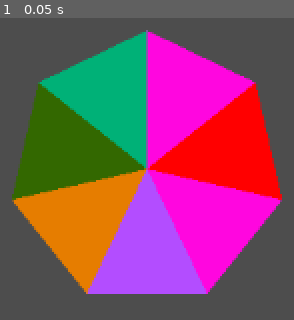
Above: before the commit, frame 1.
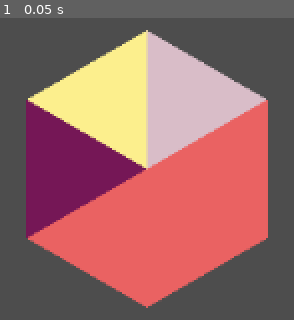
Above: after the commit, the same moment.

Repository: Dragos-F/spinner-autobattler
Game: Godot game, scene res://Scenes/test_scene.tscn
Two runs of this game, one before a commit and one after it. Both use one fixed random seed, a clock stepped at 60 frames per second and the inputs below. The project has no main scene, so this scene is started directly.
Inputs:
- Up to frame 1 (0.05 s): no input

The runs differ from the first frame. In frame 1, 61% of the frame differs, in the area x 4-96%, y 3-97%.

Commit message:
Godot 4.7 Proj Update

Diff:
--- a/Resources/Items/DartsSet.tres
+++ b/Resources/Items/DartsSet.tres
@@ -2,11 +2,12 @@
 
 [ext_resource type="Script" uid="uid://bgfl1jrent3ce" path="res://Scripts/item_brain.gd" id="1_xg142"]
 [ext_resource type="Resource" uid="uid://brede0qqo48qf" path="res://Resources/Slices/Hit.tres" id="2_1i32s"]
+[ext_resource type="Script" uid="uid://cy01mun5xvl48" path="res://Scripts/generic_slice.gd" id="2_jbdc4"]
 [ext_resource type="Resource" uid="uid://do72kvdg7yc2d" path="res://Resources/Slices/Jackpot.tres" id="3_jbdc4"]
 [ext_resource type="Resource" uid="uid://b2ie68edj5k4j" path="res://Resources/Slices/Stall.tres" id="4_qo72p"]
 [ext_resource type="Resource" uid="uid://duwcyo1w1emwl" path="res://Resources/Slices/Stumble.tres" id="5_avxx5"]
 
 [resource]
 script = ExtResource("1_xg142")
-stats = Array[Object]([ExtResource("2_1i32s"), ExtResource("2_1i32s"), ExtResource("2_1i32s"), ExtResource("3_jbdc4"), ExtResource("4_qo72p"), ExtResource("5_avxx5")])
+stats = Array[ExtResource("2_jbdc4")]([ExtResource("2_1i32s"), ExtResource("2_1i32s"), ExtResource("2_1i32s"), ExtResource("3_jbdc4"), ExtResource("4_qo72p"), ExtResource("5_avxx5")])
 metadata/_custom_type_script = "uid://bgfl1jrent3ce"
--- a/Scenes/test_scene.tscn
+++ b/Scenes/test_scene.tscn
@@ -2,13 +2,27 @@
 
 [ext_resource type="Script" uid="uid://co8ysbawm4o60" path="res://Scripts/wheel_brain.gd" id="1_3dogw"]
 [ext_resource type="Resource" uid="uid://c482igaqx17n6" path="res://Resources/Items/DartsSet.tres" id="2_r5l72"]
+[ext_resource type="Script" uid="uid://b4s8obyrwa5gj" path="res://Scripts/template_slice.gd" id="3_50ct6"]
 
 [node name="Main" type="Node2D" unique_id=706444005]
 
 [node name="Camera2D" type="Camera2D" parent="." unique_id=1778397420]
 
-[node name="WheelTest" type="Node2D" parent="." unique_id=699852044]
+[node name="WheelTest" type="Node2D" parent="." unique_id=699852044 node_paths=PackedStringArray("slice_template")]
 script = ExtResource("1_3dogw")
 item = ExtResource("2_r5l72")
-wheel_size = 7
+wheel_size = 6
 test_colors = Array[Color]([Color(1, 0, 0, 1), Color(1, 0.026490986, 0.87668204, 1), Color(0.7040882, 0.30270457, 1, 1), Color(0.90335953, 0.49274164, 0, 1), Color(0.20175111, 0.40792882, 0, 1), Color(0, 0.6972954, 0.4688867, 1)])
+slice_template = NodePath("TemplatePolygon2D")
+
+[node name="TemplatePolygon2D" type="Polygon2D" parent="WheelTest" unique_id=823128919 node_paths=PackedStringArray("own_collision")]
+script = ExtResource("3_50ct6")
+own_collision = NodePath("Area2D/CollisionPolygon2D")
+collision_color = PackedColorArray(1, 0, 0, 1, 0.72655874, 0.7192172, 1, 1)
+
+[node name="Area2D" type="Area2D" parent="WheelTest/TemplatePolygon2D" unique_id=603244746]
+
+[node name="CollisionPolygon2D" type="CollisionPolygon2D" parent="WheelTest/TemplatePolygon2D/Area2D" unique_id=1879484998]
+
+[connection signal="mouse_entered" from="WheelTest/TemplatePolygon2D/Area2D" to="WheelTest/TemplatePolygon2D" method="_on_area_2d_mouse_entered"]
+[connection signal="mouse_exited" from="WheelTest/TemplatePolygon2D/Area2D" to="WheelTest/TemplatePolygon2D" method="_on_area_2d_mouse_exited"]
--- /dev/null
+++ b/Scripts/template_slice.gd
@@ -0,0 +1,21 @@
+extends Polygon2D
+class_name PresetSlice
+
+
+@export var own_collision:CollisionPolygon2D
+@export var collision_color:PackedColorArray
+@onready var slice_type:Slice
+func _ready() -> void:
+	pass
+
+func new_shape(o:Vector2,a:Vector2, b:Vector2):
+	own_collision.polygon = [o,a,b]
+
+
+
+func _on_area_2d_mouse_entered() -> void:
+	print ("Hovering"+str(slice_type))
+
+
+func _on_area_2d_mouse_exited() -> void:
+	print ("Left"+str(slice_type))
--- a/Scripts/wheel_brain.gd
+++ b/Scripts/wheel_brain.gd
@@ -4,42 +4,48 @@
 
 @export var item:WheelItem
 @export var wheel_size:int
+@export var wheel_scale = Vector2(10,10)
 @export var test_colors:Array[Color]
+@export var slice_template:PresetSlice
 # Called when the node enters the scene tree for the first time.
 func _ready() -> void:
 	var slice_parent = Node2D.new()
-	var temp_slice = Polygon2D.new()
+	var temp_slice:PresetSlice = slice_template.duplicate()
 	slice_parent.add_child(temp_slice)
-	#wheel_size = item.stats.size()
+	wheel_size = item.stats.size()
 	var angle = 2*PI/wheel_size
-	print ("Angle:"+str(angle))
+	#print ("Angle:"+str(angle))
 	var a = Vector2(0,-10)
 	var bx:float
 	var by:float
 
 	by = (pow(a.length(),2)*cos(angle))/a.y
-	print (by)
+	#print (by)
 	bx = sqrt(pow(a.length(),2)-(pow(by,2)))
-	print (bx)
+	#print (bx)
 	var b = Vector2(bx,by)
-	print (b.angle_to(a))
+	#print (b.angle_to(a))
 	temp_slice.polygon = [position,a,b]
-	temp_slice.scale = Vector2(10,10)
+	temp_slice.new_shape(position, a, b)
+	temp_slice.scale = wheel_scale
 
-	for i in wheel_size:
-		print("Iterated once")
-		var new_temp_slice = slice_parent.duplicate()
-		var new_polygon = new_temp_slice.get_child(0)
-		if new_polygon is Polygon2D:
-			if i<test_colors.size():
-				new_polygon.color = test_colors[i]
-			else:
-				new_polygon.color = test_colors[wheel_size-i]
-		add_child(new_temp_slice)
-		new_temp_slice.rotate(angle*(i+1))
+	for i in wheel_size: #ITERATION WHERE YOU CAN MODIFY THE SLICE BEFORE IT'S MADEE
+		var perm_slice = slice_parent.duplicate()
+		add_child(perm_slice)
+		perm_slice.rotate(angle*(i+1))
+		var copied_slice:PresetSlice = perm_slice.get_child(0)
+		copied_slice.slice_type = item.stats[i] #bit roundabout, but seemingly the duplication would not copy the resource with it so now we're heree
+		if item.stats[i].visual !=null:
+			copied_slice.texture = item.stats[i].visual
+		else:
+			copied_slice.color = item.stats[i].colour
 
-
-
+		#print("Iterated once")
+		#var new_temp_slice = slice_parent.duplicate()
+		#var new_polygon = new_temp_slice.get_child(0)
+		#new_polygon.color = item.stats[i].colour
+		#add_child(new_temp_slice)
+		#new_temp_slice.rotate(angle*(i+1))
 
 # Called every frame. 'delta' is the elapsed time since the previous frame.
 func _process(delta: float) -> void:
--- a/project.godot
+++ b/project.godot
@@ -11,7 +11,7 @@
 [application]
 
 config/name="SpinnerAutobattler"
-config/features=PackedStringArray("4.6", "Forward Plus")
+config/features=PackedStringArray("4.7", "Forward Plus")
 config/icon="res://icon.svg"
 
 [file_customization]
Not shown, added: Scripts/template_slice.gd.uid
